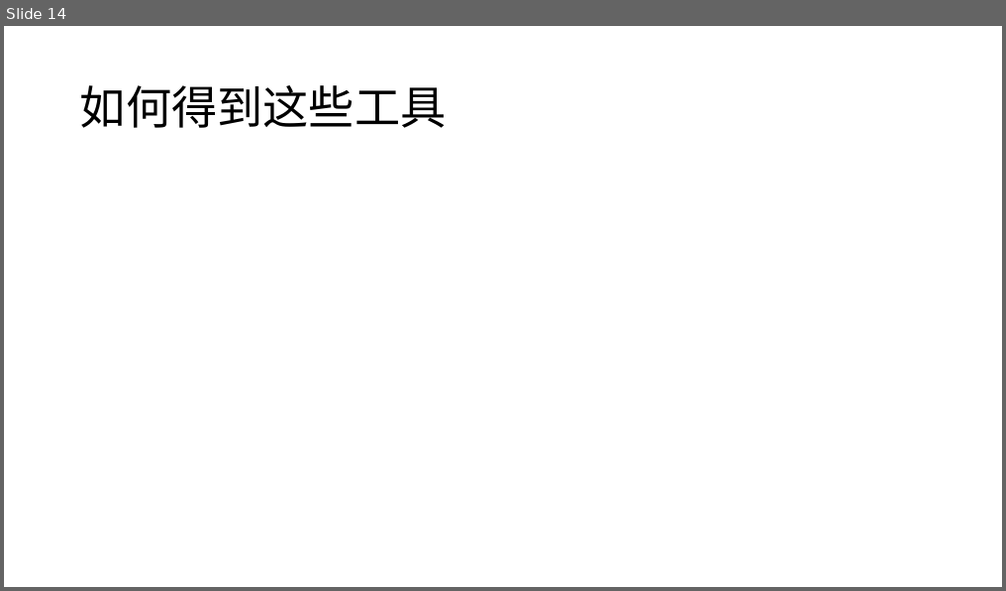
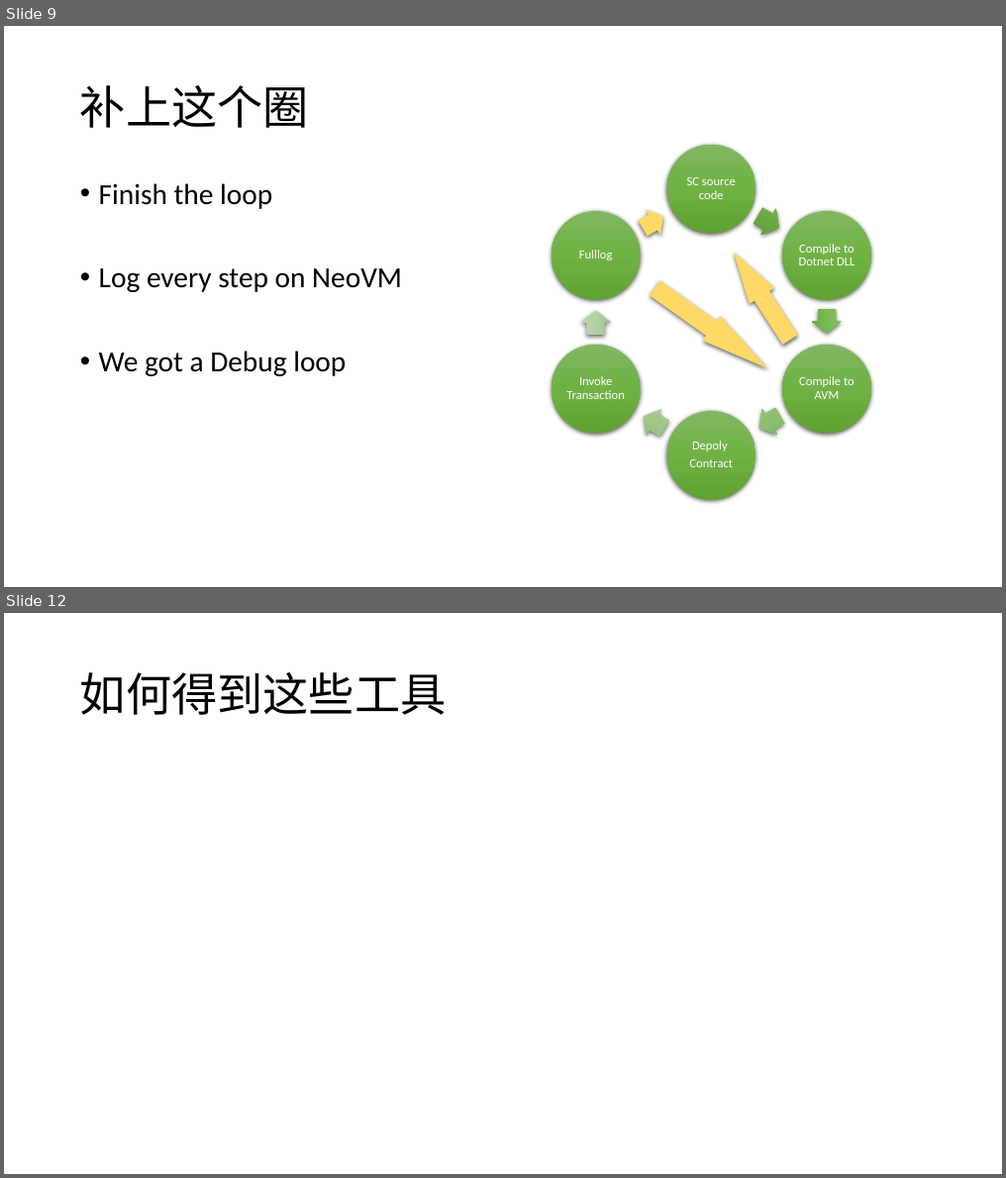
Before and after one commit to NewEconoLab/speech, a slide deck: lights/how to debug smartcontract(NEO).pptx. Shown one above the other, each under a label of ours: slide 14 before the commit, slides 9 and 12 after it; the slides between them are not shown. The pictures are 1006x591 and 1006x1178 pixels, drawn with LibreOffice and Linux fonts; fonts in the diff are those of the drawing. Boxes give left, top, right and bottom in pixels: in the first picture for what was removed or moved away, otherwise in the second. Text is boxed around its words. In the diff, an @@ line names an element or a change of style, - is before the commit and + after.

```diff
--- a/lights/how to debug smartcontract(NEO).pptx
+++ b/lights/how to debug smartcontract(NEO).pptx
@@ slide 9 added at (x1=4, y1=26, x2=1002, y2=587), background #FFFFFF @@
@@ title added at (x1=80, y1=85, x2=309, y2=128), 44 pt, text #000000 @@
+补上这个圈
@@ text added at (x1=99, y1=183, x2=402, y2=376), 28 pt, text #000000 @@
+• Finish the loop
+• Log every step on NeoVM
+• We got a Debug loop
@@ freeform shape added at (x1=551, y1=211, x2=641, y2=300), fill gradient #81B861 to #6FB242 to #62A336, 12 pt, text #FFFFFF @@
+Fulllog
@@ group added at (x1=551, y1=144, x2=871, y2=500): 13 freeform shapes @@
+SC source code
+Compile to Dotnet DLL
+Compile to AVM
+Depoly
+Contract
+Invoke Transaction
@@ what was slide 14 is now slide 12 @@
```
Also in this commit, not shown: 2 slides changed, 3 other slides added, 6 slides removed, 1 other file.
